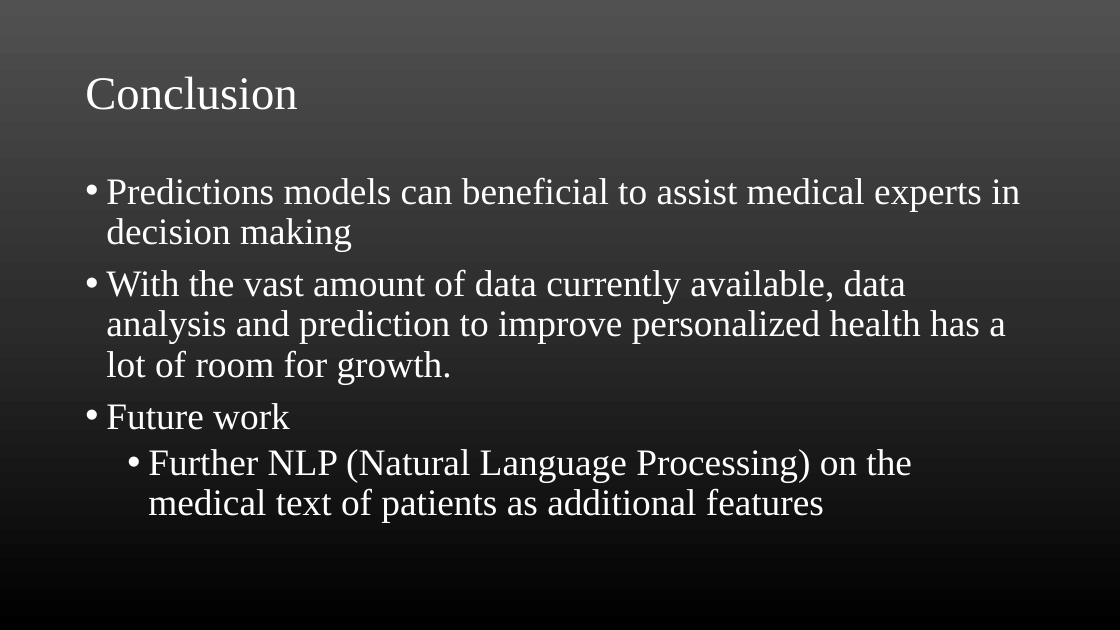
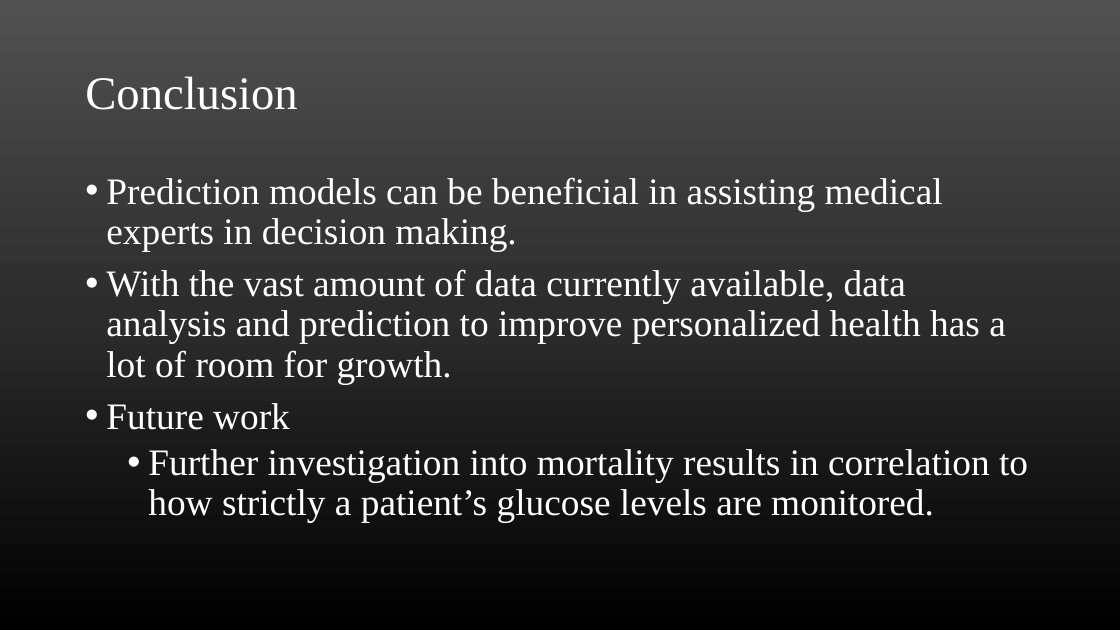
Before and after one commit to imw2/Diabetes-Diagnosis-Prediction, a slide deck: slide 12 of Presentation/FinalPresentation.pptx. Drawn at 1120x630 pixels with LibreOffice and Linux fonts; fonts in the diff are those of the drawing. Boxes give left, top, right and bottom in pixels: in the first picture for what was removed or moved away, otherwise in the second. Text is boxed around its words. In the diff, an @@ line names an element or a change of style, - is before the commit and + after.

```diff
--- a/Presentation/FinalPresentation.pptx
+++ b/Presentation/FinalPresentation.pptx
@@ text at bbox=[106, 177, 943, 251]: text changed @@
-• Predictions models can beneficial to assist medical experts in decision making
+• Prediction models can be beneficial in assisting medical experts in decision making.
@@ text at bbox=[148, 449, 1028, 523]: text changed @@
-  • Further NLP (Natural Language Processing) on the medical text of patients as additional features
+  • Further investigation into mortality results in correlation to how strictly a patient’s glucose levels are monitored.
```
Also in this commit, not shown: 8 other slides changed, 2 slides added.
